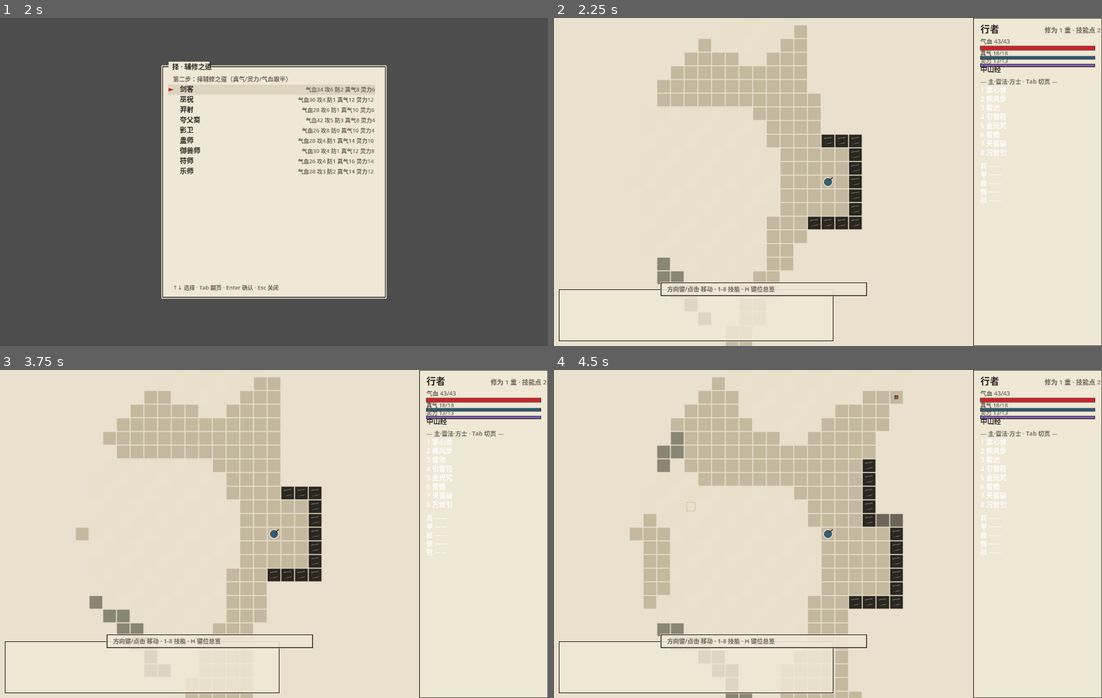
Above: before the commit, frames 1-4 (two rows, left to right).
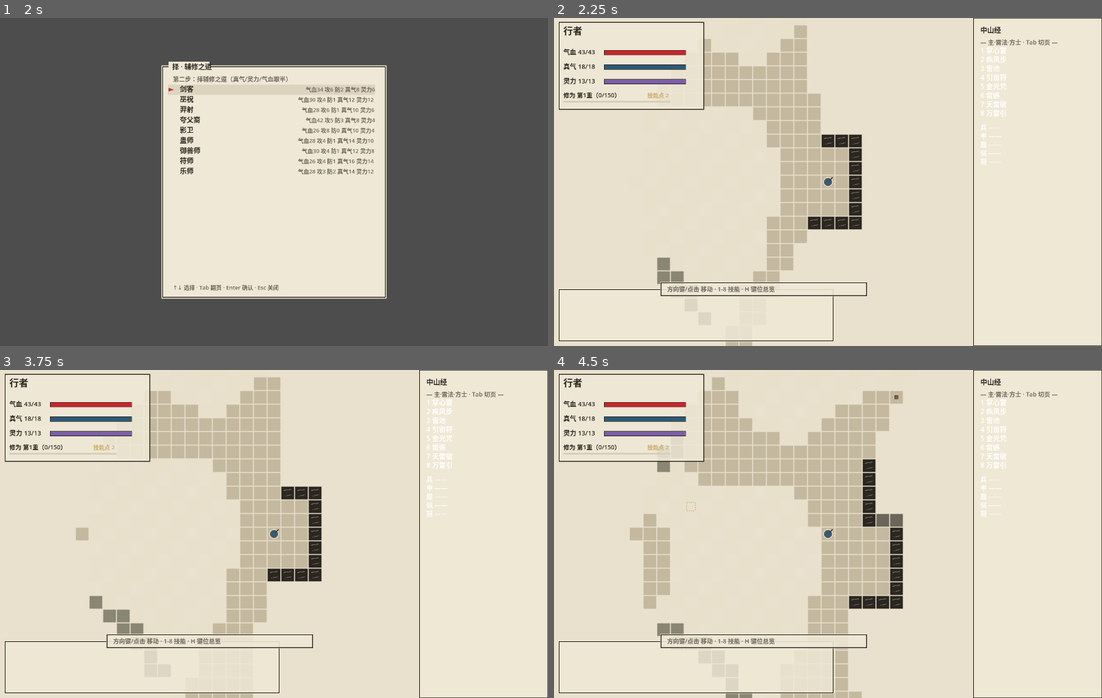
Above: after the commit, the same moments.

Repository: Edurle/shanhaijing_godot
Game: Godot game, scene res://scenes/main.tscn
The game is run twice, just before and just after one commit, with the same random seed, the same clock (stepped at 60 frames per second) and the same inputs.
Inputs (mouse positions are in pixels of both pictures, inside the frame that each line leads up to):
- Up to frame 1 (2 s): tap Enter at 0.5 s; move the mouse to (394, 165) at 0.52 s; hold Right 0.53-1.25 s; tap H at 0.6 s; click (394, 165) at 0.67 s; tap Space at 1.25 s; drag from (164, 198) to (246, 247) at 1.27 s
- Up to frame 2 (2.25 s): tap Enter at 2 s; move the mouse to (882, 109) at 2.02 s; hold Right from 2.03 s (still down); tap Keypad Enter at 2.1 s
- Up to frame 3 (3.75 s): release Right at 2.75 s; tap Space at 2.75 s; drag from (246, 599) to (109, 484) at 2.77 s; tap Enter at 3.5 s; move the mouse to (438, 583) at 3.52 s; hold Left from 3.53 s (still down); tap E at 3.6 s
- Up to frame 4 (4.5 s): release Left at 4.25 s; tap Space at 4.25 s; drag from (663, 484) to (745, 452) at 4.27 s

Frame 1 is identical in both runs. In frame 2, 4.0% of the frame differs, in the area x 0-100%, y 1-57%; in frame 3, 3.9%; in frame 4, 4.0%.

Commit message:
HUD重构：气血/真气/灵力/修为移至左上角RPG式资源面板（宽松行距+经验细条），侧栏精简为地名+技能+装备

Diff:
--- a/scripts/main.gd
+++ b/scripts/main.gd
@@ -16,6 +16,7 @@
 const MenuExamine := preload("res://scripts/view/ui/menu_examine.gd")
 const UiHintBarScript := preload("res://scripts/view/ui/hint_bar.gd")
 const UiHelpOverlayScript := preload("res://scripts/view/ui/help_overlay.gd")
+const UiHudVitalsScript := preload("res://scripts/view/ui/hud_vitals.gd")
 
 enum Mode { CLASS_SELECT, PLAY, INVENTORY, LEARN, EXAMINE, TARGETING, DIRECTION, HELP }
 
@@ -37,6 +38,7 @@
 var menu_examine: MenuExamine
 var hint_bar
 var help_overlay
+var hud_vitals
 var mode := Mode.CLASS_SELECT
 
 # 瞄准/择向的进行中技能
@@ -78,10 +80,12 @@
 	menu_examine = MenuExamine.new()
 	hint_bar = UiHintBarScript.new()
 	help_overlay = UiHelpOverlayScript.new()
-	for panel in [sidebar, log_panel, target_info, menu_class, menu_inventory, menu_learn, menu_examine, hint_bar, help_overlay]:
+	hud_vitals = UiHudVitalsScript.new()
+	for panel in [sidebar, log_panel, target_info, menu_class, menu_inventory, menu_learn, menu_examine, hint_bar, help_overlay, hud_vitals]:
 		ui.add_child(panel)
 	hint_bar.visible = false
 	help_overlay.visible = false
+	hud_vitals.visible = false
 	target_info.hide_panel()
 	for panel in [sidebar, log_panel, menu_inventory, menu_learn, menu_examine]:
 		panel.visible = false
@@ -165,6 +169,8 @@
 	menu_examine.setup_menu(engine)
 	hint_bar.setup(engine)
 	hint_bar.visible = true
+	hud_vitals.setup(engine)
+	hud_vitals.visible = true
 	help_overlay.setup_panel(engine)
 	menu_class.visible = false
 	board.setup(state.current, state.player)
@@ -599,6 +605,7 @@
 	sidebar.relayout(view)
 	log_panel.relayout(view)
 	hint_bar.relayout(view)
+	hud_vitals.relayout(view)
 	if help_overlay.visible:
 		help_overlay.relayout(view)
 	if menu_class.visible:
@@ -640,6 +647,7 @@
 	)
 	sidebar.refresh()
 	log_panel.refresh()
+	hud_vitals.refresh()
 	hint_bar.visible = mode == Mode.PLAY or mode == Mode.HELP
 	hint_bar.refresh()
 	board.queue_redraw()
--- /dev/null
+++ b/scripts/view/ui/hud_vitals.gd
@@ -0,0 +1,79 @@
+class_name UiHudVitals
+extends UiPanel
+## 左上角资源 HUD（RPG 式）：行者名 / 气血 / 真气 / 灵力 / 修为+经验。
+## 行距宽松（32px/行），纸面半透明底，不遮挡地图主体。
+
+const BAR_WIDTH := 190.0
+const BAR_HEIGHT := 11.0
+const ROW_STEP := 34.0
+
+var engine
+
+
+func setup(p_engine) -> void:
+	engine = p_engine
+	relayout(_viewport_size())
+
+
+func relayout(view_size: Vector2) -> void:
+	setup_ui(Rect2(16, 14, minf(330.0, view_size.x - 340.0), 196))
+	queue_redraw()
+
+
+func refresh() -> void:
+	queue_redraw()
+
+
+func _draw() -> void:
+	if engine == null:
+		return
+	var player = engine.player()
+	var fighter = player.fighter
+	draw_rect(Rect2(panel_rect.position - Vector2(4, 4), panel_rect.size + Vector2(8, 8)), Color(PAPER, 0.86))
+	draw_rect(Rect2(panel_rect.position - Vector2(4, 4), panel_rect.size + Vector2(8, 8)), INK, false, 1.2)
+
+	var x := panel_rect.position.x + 6
+	var y := panel_rect.position.y + 24
+
+	# 行者名
+	draw_text_line(Vector2(x, y), player.label, INK, 22)
+	y += 38
+
+	# 气血（朱砂）
+	_draw_resource_row(Vector2(x, y), engine.content.text("hud_hp").format({
+		"hp": fighter.hp(), "max_hp": fighter.max_hp(),
+	}), float(fighter.hp()) / maxf(1.0, fighter.max_hp()), VERMILION)
+	y += ROW_STEP
+	# 真气（石青）
+	_draw_resource_row(Vector2(x, y), engine.content.text("hud_mp").format({
+		"mp": fighter.mp(), "max_mp": fighter.max_mp(),
+	}), float(fighter.mp()) / maxf(1.0, fighter.max_mp()), Color("2E5977"))
+	y += ROW_STEP
+	# 灵力（紫；无灵力池的职业不占行）
+	if fighter.max_sp() > 0:
+		_draw_resource_row(Vector2(x, y), engine.content.text("hud_sp").format({
+			"sp": fighter.sp(), "max_sp": fighter.max_sp(),
+		}), float(fighter.sp()) / maxf(1.0, fighter.max_sp()), Color("7B5EA7"))
+		y += ROW_STEP
+
+	# 修为 + 技能点 + 经验细条（鎏金）
+	var level = player.level
+	if level != null:
+		draw_text_line(Vector2(x, y + 8), engine.content.text("hud_level").format({
+			"level": level.current_level, "xp": level.current_xp, "next": level.experience_to_next(),
+		}), INK, 14)
+		if player.skill_points > 0:
+			draw_text_line(Vector2(x + 196, y + 8),
+				engine.content.text("hud_skills_points").format({"points": player.skill_points}), GOLD, 13)
+		var xp_ratio := float(level.current_xp) / maxf(1.0, level.experience_to_next())
+		draw_rect(Rect2(x, y + 16, BAR_WIDTH + 60, 4), PAPER_SHADOW)
+		draw_rect(Rect2(x, y + 16, (BAR_WIDTH + 60) * clampf(xp_ratio, 0.0, 1.0), 4), GOLD)
+
+
+## 一行资源：标签+数值（左）、条（右侧对齐），行内留白充足。
+func _draw_resource_row(pos: Vector2, label: String, ratio: float, fill: Color) -> void:
+	draw_text_line(pos + Vector2(0, 9), label, INK, 15)
+	var bar_pos := pos + Vector2(96, 0)
+	draw_rect(Rect2(bar_pos, Vector2(BAR_WIDTH, BAR_HEIGHT)), PAPER_SHADOW)
+	draw_rect(Rect2(bar_pos, Vector2(BAR_WIDTH * clampf(ratio, 0.0, 1.0), BAR_HEIGHT)), fill)
+	draw_rect(Rect2(bar_pos, Vector2(BAR_WIDTH, BAR_HEIGHT)), INK, false, 1.0)
--- a/scripts/view/ui/sidebar.gd
+++ b/scripts/view/ui/sidebar.gd
@@ -1,9 +1,12 @@
 class_name UiSidebar
 extends UiPanel
-## 右侧栏：行者名/资源条/修为/地名/技能栏（1-8 带耗与摘要）/装备五槽。
-## 数据每次 refresh() 从引擎拉取后重绘。
+## 右侧栏（精简版）：地名与状态标记 + 技能栏（当前职业页）+ 装备五槽。
+## 资源条/修为已移至左上角 HUD（UiHudVitals）。
 
 const WIDTH := 300.0
+
+const SKILL_FIRST_OFFSET := 82.0  # 顶到技能首行的纵向偏移（地名行+页眉）
+const SKILL_ROW_STEP := 21.0
 
 var engine
 var state
@@ -36,33 +39,14 @@
 	var x := panel_rect.position.x + 16
 	var y := 34.0
 	var player = state.player
-	var fighter = player.fighter
 
-	# 名字 + 修为
-	draw_text_line(Vector2(x, y), player.label, INK, 22)
-	draw_text_line(Vector2(x + 150, y), "修为 %d 重 · 技能点 %d" % [
-		player.level.current_level, player.skill_points,
-	], INK_SOFT, 15)
-	y += 26
-	# 气血条
-	draw_text_line(Vector2(x, y), "气血 %d/%d" % [fighter.hp(), fighter.max_hp()], INK_SOFT, 14)
-	draw_bar(Vector2(x, y + 6), WIDTH - 32, float(fighter.hp()) / maxf(1, fighter.max_hp()), VERMILION)
-	y += 30
-	# 真气/灵力
-	draw_bar(Vector2(x, y), WIDTH - 32, float(fighter.mp()) / maxf(1, fighter.max_mp()), Color("2E5977"), 7)
-	draw_text_line(Vector2(x, y - 3), "真气 %d/%d" % [fighter.mp(), fighter.max_mp()], INK_SOFT, 13)
-	y += 18
-	if fighter.max_sp() > 0:
-		draw_bar(Vector2(x, y), WIDTH - 32, float(fighter.sp()) / maxf(1, fighter.max_sp()), Color("7B5EA7"), 7)
-		draw_text_line(Vector2(x, y - 3), "灵力 %d/%d" % [fighter.sp(), fighter.max_sp()], INK_SOFT, 13)
-		y += 18
 	# 地名 + 状态标记
 	var status := ""
-	if fighter.has_dot():
+	if player.fighter.has_dot():
 		status += "·蚀"
-	if fighter.stun_turns > 0:
+	if player.fighter.stun_turns > 0:
 		status += "·冰"
-	if fighter.rooted_turns > 0:
+	if player.fighter.rooted_turns > 0:
 		status += "·缠"
 	if engine.smoke_turns > 0:
 		status += "·烟"
@@ -80,7 +64,7 @@
 			continue
 		var learned: bool = player.skill_levels.has(skill["id"])
 		var level: int = player.skill_levels.get(skill["id"], 0)
-		var affordable: bool = fighter.mp() >= Skills.mp_cost(player, skill) and fighter.sp() >= Skills.sp_cost(player, skill)
+		var affordable: bool = player.fighter.mp() >= Skills.mp_cost(player, skill) and player.fighter.sp() >= Skills.sp_cost(player, skill)
 		var color := INK if (learned and affordable) else Color(150, 145, 135)
 		var label := "%d %s" % [slot, engine.content.localize(skill["name"])]
 		if level > 1:
@@ -99,10 +83,10 @@
 		draw_text_line(Vector2(x, y), label, color, 16)
 		if tail != "":
 			draw_text_line(Vector2(x + WIDTH - 20 - tail.length() * 8, y), tail, INK_SOFT, 12)
-		y += 21
+		y += SKILL_ROW_STEP
 
 	# 装备五槽
-	y += 10
+	y += 12
 	for slot in Equipment.SLOT_ORDER:
 		var slot_label: String = engine.content.text("slot_" + slot)
 		var item: Dictionary = player.equipment.slots[slot] if player.equipment.slots.get(slot) != null else {}
@@ -127,10 +111,9 @@
 ## 技能行命中检测（主场景点击路由）：返回槽位 1-8，未命中 0。
 func skill_row_at(pos: Vector2) -> int:
 	var x := panel_rect.position.x + 16
-	var y := panel_rect.position.y + 34 + 26 + 30 + 18 + 18 + 28  # 到技能标题行的累积高度
-	y += 20  # 标题行
+	var y: float = panel_rect.position.y + SKILL_FIRST_OFFSET
 	for slot in range(1, 9):
-		if Rect2(x - 8, y - 16, WIDTH - 16, 21).has_point(pos):
+		if Rect2(x - 8, y - 16, WIDTH - 16, SKILL_ROW_STEP).has_point(pos):
 			return slot
-		y += 21
+		y += SKILL_ROW_STEP
 	return 0
Not shown, added: scripts/view/ui/hud_vitals.gd.uid
